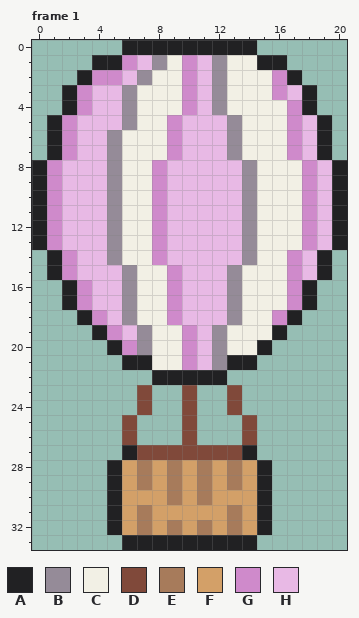
Two versions of one pixel-art file, aesprite/balloon.aseprite. This is how it looked before the edit.
21x34 pixels, 1 frame. Shown: frame 1. The commit also changed other frames, which this record leaves out.
Palette (. is transparent): A #212123  B #958b98  C #f2f0e5  D #80493a  E #a77b5b  F #d3a068  G #cf8acb  H #e8b9e5
Pixels before, frame 1, first column x 0:
 0 ......AAAAAAAAA......
 1 ....AAGHBCGHBCCAA....
 2 ...AGGHBCCGHBCCCGA...
 3 ..AGHHBCCCGHBCCCGHA..
 4 ..AGHHBCCCGHBCCCCGA..
 5 .AGHHHBCCGHHHBCCCGHA.
 6 .AGHHBCCCGHHHBCCCGHA.
 7 .AGHHBCCCGHHHBCCCGHA.
 8 AGHHHBCCGHHHHHBCCCGHA
 9 AGHHHBCCGHHHHHBCCCGHA
10 AGHHHBCCGHHHHHBCCCGHA
11 AGHHHBCCGHHHHHBCCCGHA
12 AGHHHBCCGHHHHHBCCCGHA
13 AGHHHBCCGHHHHHBCCCGHA
14 .AGHHBCCGHHHHHBCCGHA.
15 .AGHHHBCCGHHHBCCCGHA.
16 ..AGHHBCCGHHHBCCCGA..
17 ..AGHHBCCGHHHBCCCGA..
18 ...AGHBCCGHHHBCCGA...
19 ....AGHBCCGHBCCCA....
20 .....AGBCCGHBCCA.....
21 ......AACCGHBAA......
22 ........AAAAA........
23 .......D..D..D.......
24 .......D..D..D.......
25 ......D...D...D......
26 ......D...D...D......
27 ......ADDDDDDDA......
28 .....AFEFEFEFEFA.....
29 .....AFEFEFEFEFA.....
30 .....AFFFEFEFFFA.....
31 .....AFEFFFFFEFA.....
32 .....AFEFEFEFEFA.....
33 ......AAAAAAAAA......
And afterwards:
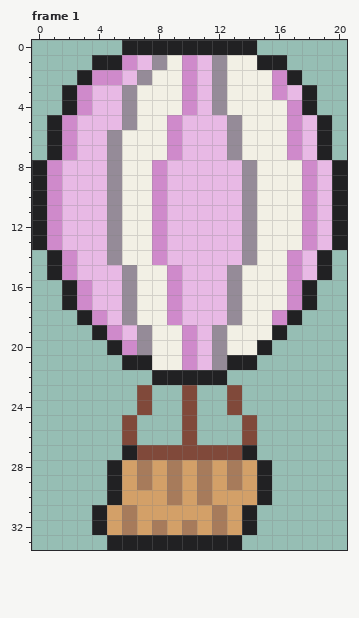
The edit:
Frame 1:
The author put colour A in rows 31 to 32 at x 4; in row 33 at x 5.
Colour F becomes colour A in rows 31 to 32 at x 14.
Colour F becomes colour E in row 31 at x 6 and 12; in row 32 at x 6, 8, 10 and 12.
Colour A becomes colour F in rows 31 to 32 at x 5.
Colour E becomes colour F in row 31 at x 7 and 13; in row 32 at x 7, 9, 11 and 13.
The edit erases colour A in rows 31 to 32 at x 15; in row 33 at x 14.
